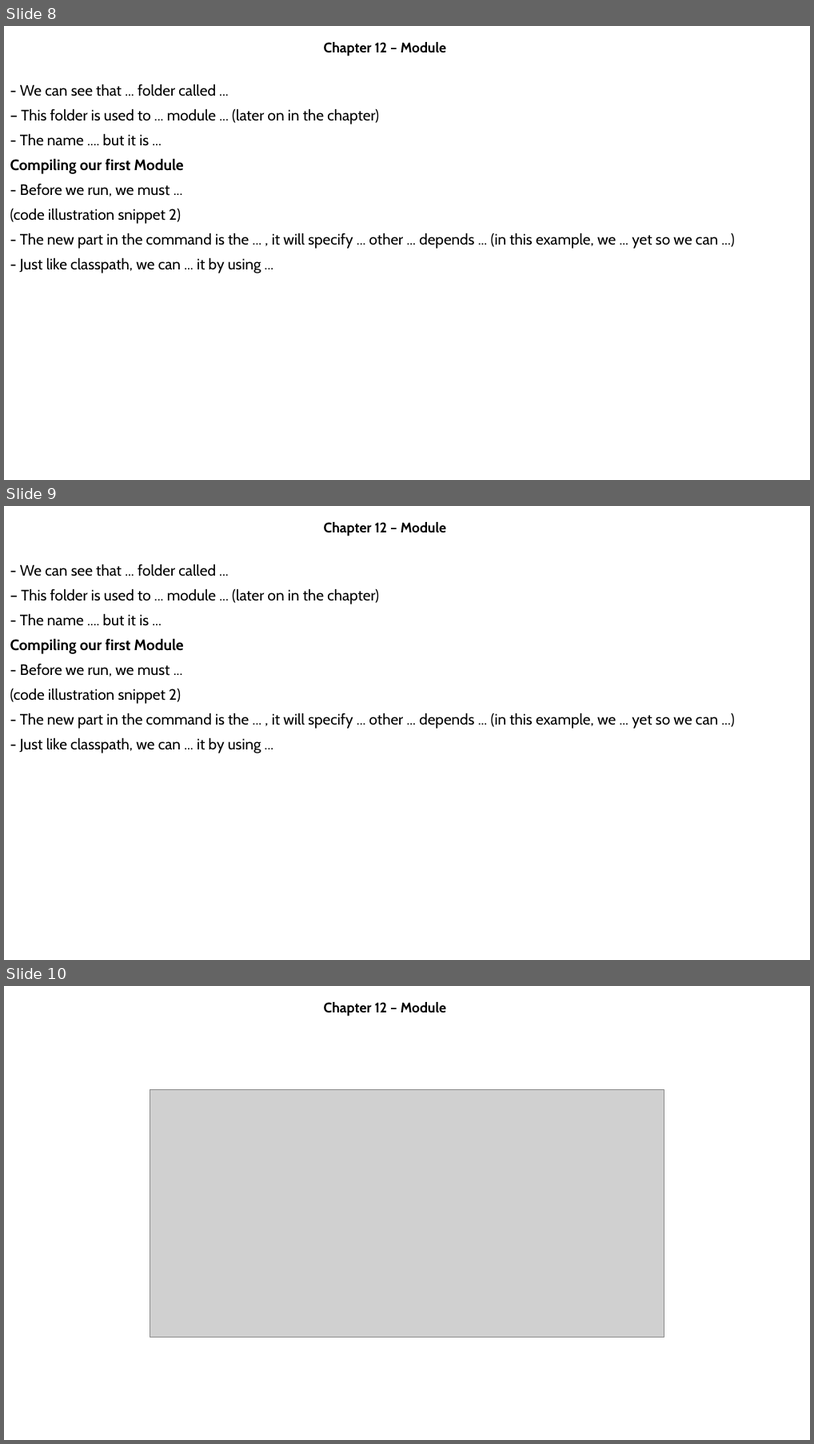
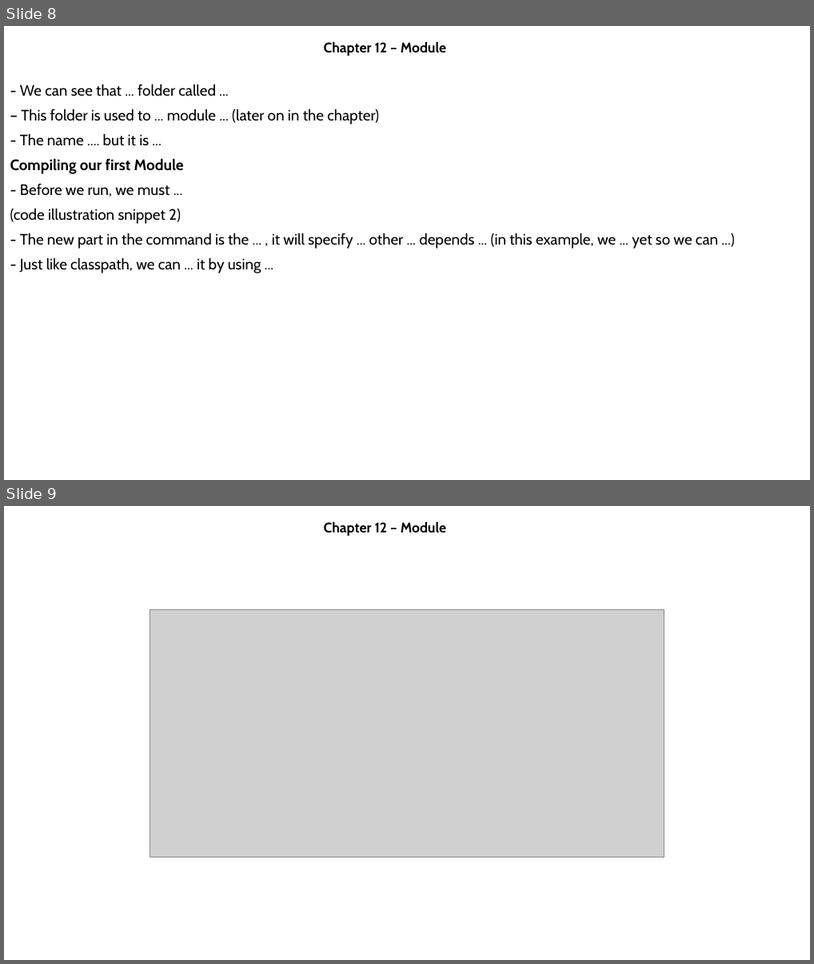
Before and after one commit to MaiDinhVinh/CS-Java, a slide deck: OCP17/Chapter 12 - Modules.pptx. Shown one above the other, each under a label of ours: slides 8, 9 and 10 before the commit, slides 8 and 9 after it. The pictures are 814x1444 and 814x964 pixels, drawn with LibreOffice and Linux fonts; fonts in the diff are those of the drawing; grey boxes stand for pictures. Boxes give left, top, right and bottom in pixels: in the first picture for what was removed or moved away, otherwise in the second. Text is boxed around its words. In the diff, an @@ line names an element or a change of style, - is before the commit and + after.

```diff
--- a/OCP17/Chapter 12 - Modules.pptx
+++ b/OCP17/Chapter 12 - Modules.pptx
@@ slide 9 removed at bbox=[4, 506, 810, 960], background #FFFFFF @@
@@ subtitle removed at bbox=[324, 522, 446, 536] @@
-Chapter 12 – Module
@@ text removed at bbox=[10, 564, 718, 753] @@
-- We can see that ... folder called ...
-– This folder is used to ... module ... (later on in the chapter)
-- The name .... but it is ...
-Compiling our first Module
-- Before we run, we must ...
-(code illustration snippet 2)
-- The new part in the command is the ... , it will specify ... other ... depends ... (in this example, we ... yet so we can ...)
-- Just like classpath, we can ... it by using ...
@@ what was slide 10 is now slide 9 @@
```
Also in this commit, not shown: 19 other files.
